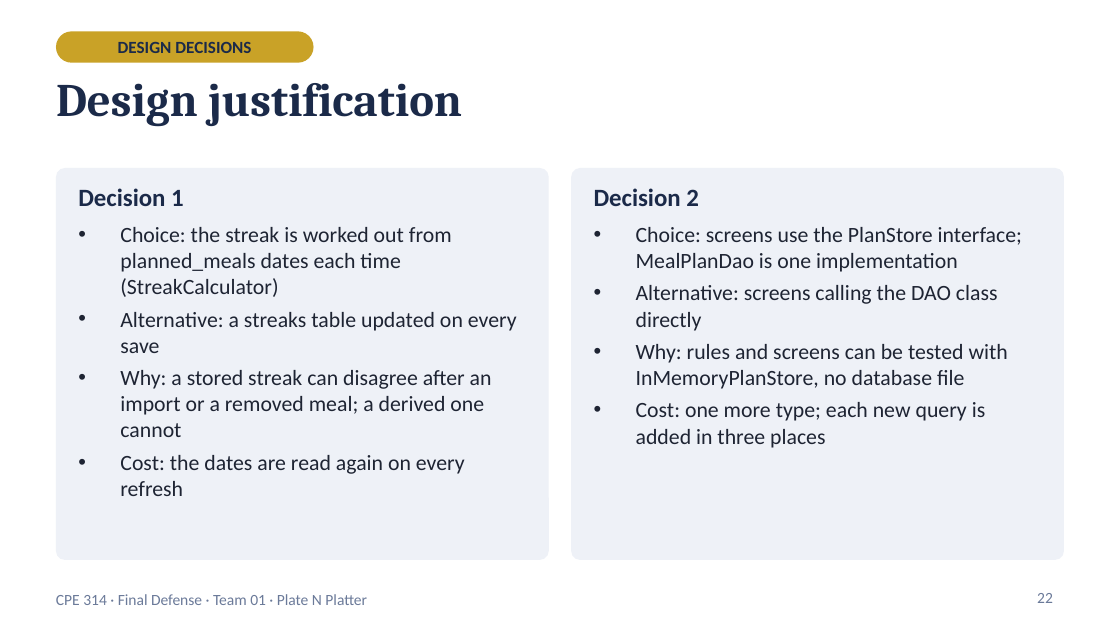
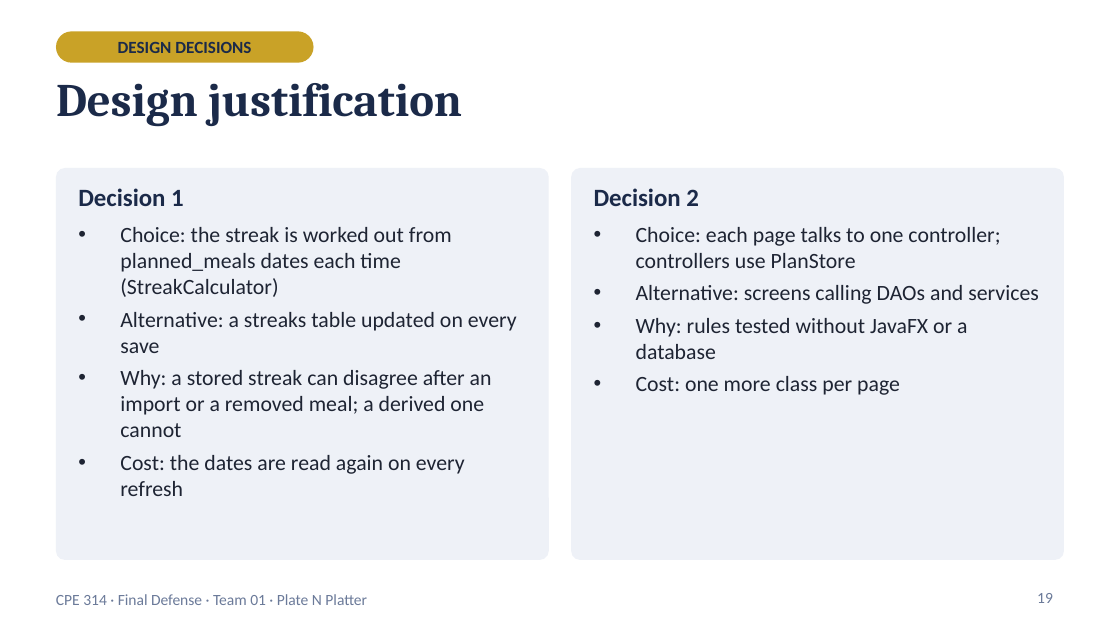
Before and after one commit to Kimonooo/cpe314-69167-capstoneteam-Meal_plannerGroup1, a slide deck: slide 19 of docs/PlateNPlatter_Final_Defense.pptx (slide 22 before the commit). Drawn at 1120x630 pixels with LibreOffice and Linux fonts; fonts in the diff are those of the drawing. Boxes give left, top, right and bottom in pixels: in the first picture for what was removed or moved away, otherwise in the second. Text is boxed around its words. In the diff, an @@ line names an element or a change of style, - is before the commit and + after.

```diff
--- a/docs/PlateNPlatter_Final_Defense.pptx
+++ b/docs/PlateNPlatter_Final_Defense.pptx
@@ text at [636,227,1039,395]: text changed @@
-• Choice: screens use the PlanStore interface; MealPlanDao is one implementation
-• Alternative: screens calling the DAO class directly
-• Why: rules and screens can be tested with InMemoryPlanStore, no database file
-• Cost: one more type; each new query is added in three places
+• Choice: each page talks to one controller; controllers use PlanStore
+• Alternative: screens calling DAOs and services
+• Why: rules tested without JavaFX or a database
+• Cost: one more class per page
@@ page number at [1037,593,1053,603]: text changed @@
-22
+19
```
Also in this commit, not shown: 17 other slides changed, 3 slides removed, 4 other files.
